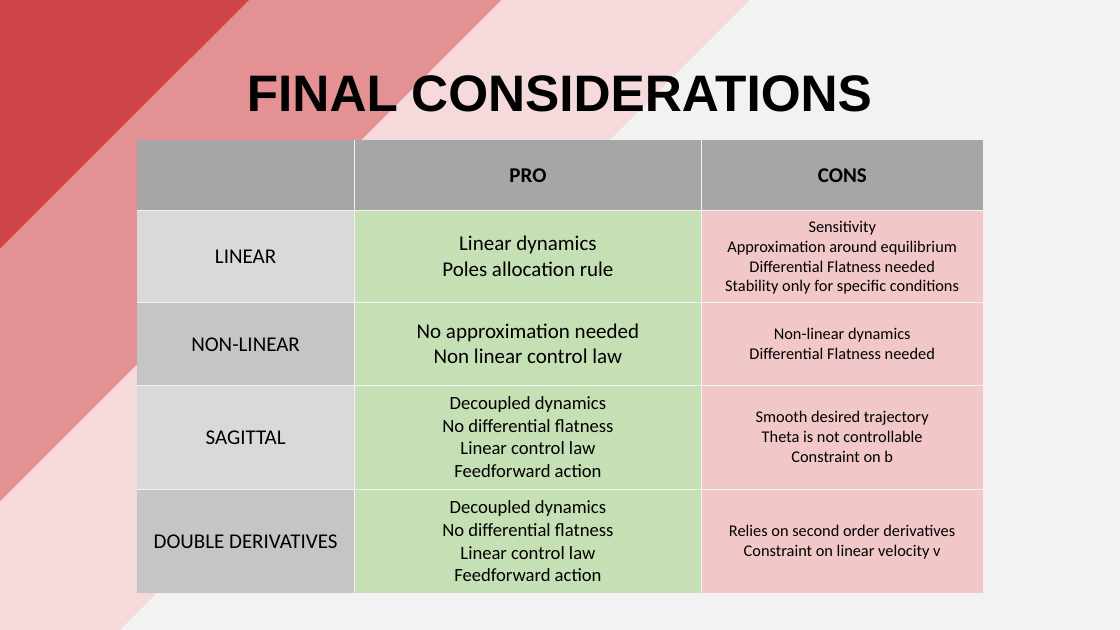
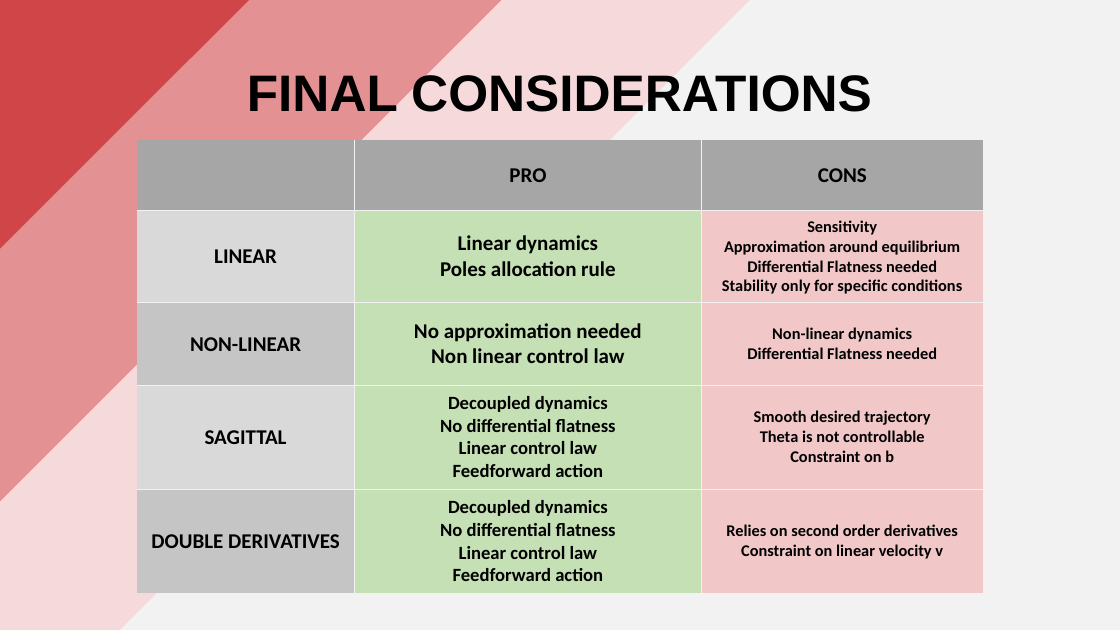
Before and after one commit to PippoGot/R-C2, a slide deck: slide 31 of documentation/presentation.pptx. Drawn at 1120x630 pixels with LibreOffice and Linux fonts; fonts in the diff are those of the drawing. Boxes give left, top, right and bottom in pixels: in the first picture for what was removed or moved away, otherwise in the second. Text is boxed around its words. In the diff, an @@ line names an element or a change of style, - is before the commit and + after.

```diff
--- a/documentation/presentation.pptx
+++ b/documentation/presentation.pptx
@@ table at (x1=137, y1=139, x2=983, y2=593) @@
@@ bold on @@
```
Also in this commit, not shown: 8 other slides changed, 6 other files.
